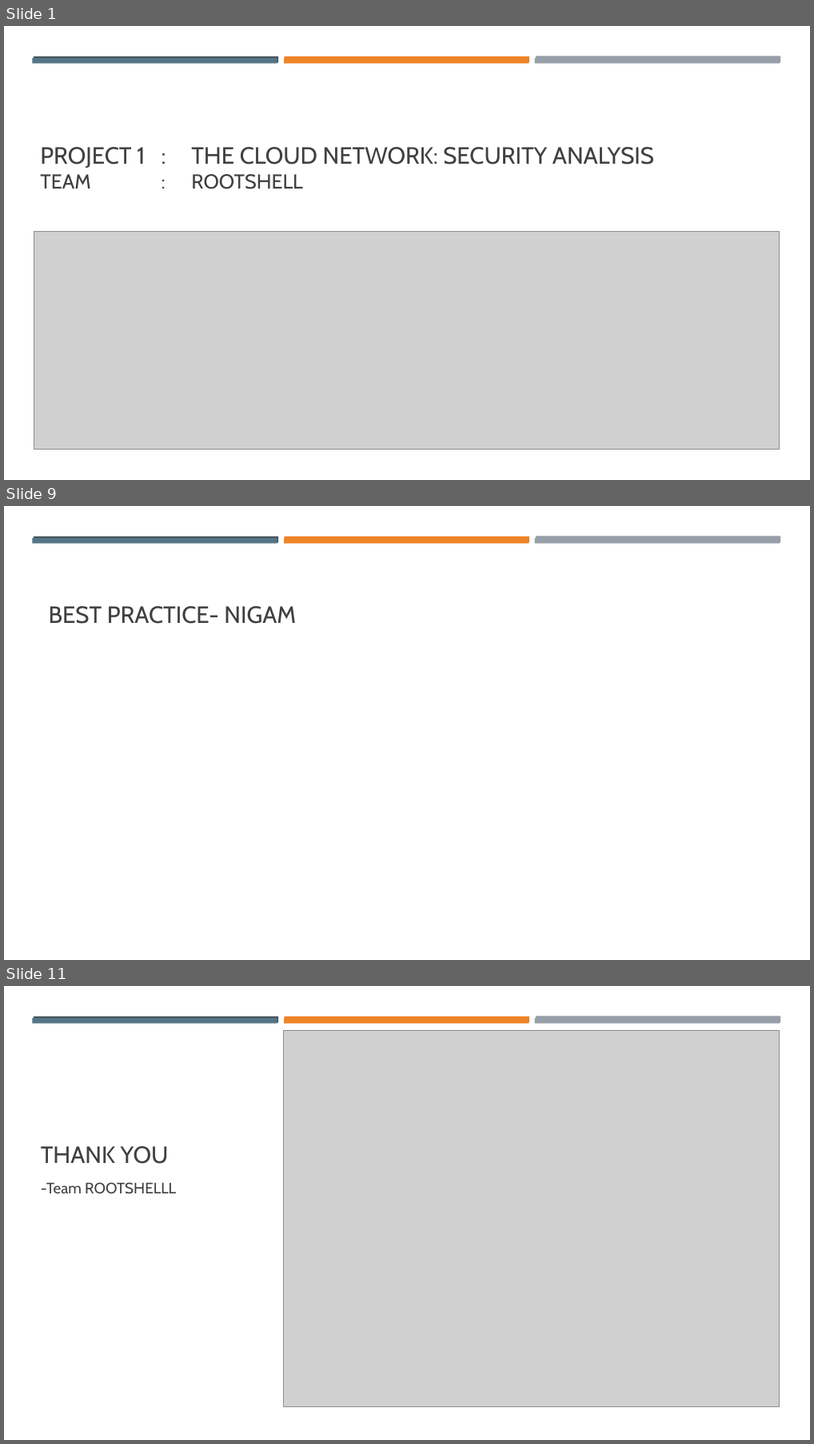
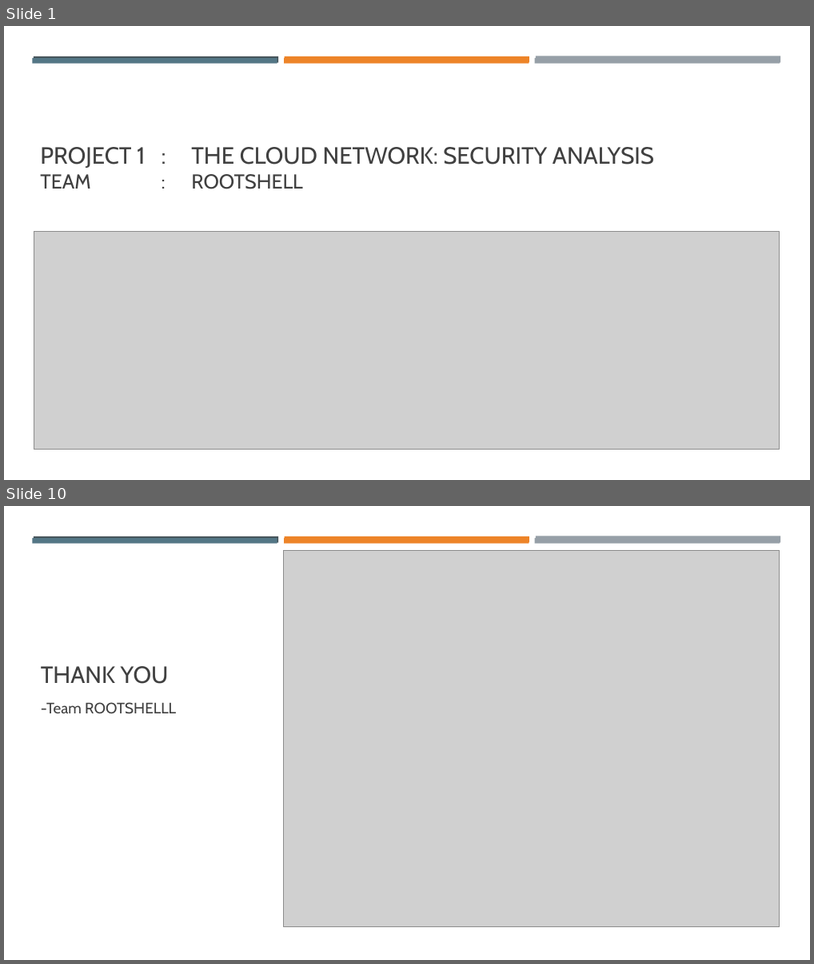
Before and after one commit to opandey1/Group6-Cloud-Network-Assessment, a slide deck: presentation/Cloud Network Security Threat Analysis.pptx. Shown one above the other, each under a label of ours: slides 1, 9 and 11 before the commit, slides 1 and 10 after it; the slides between them are not shown. The pictures are 814x1444 and 814x964 pixels, drawn with LibreOffice and Linux fonts; fonts in the diff are those of the drawing; grey boxes stand for pictures. Boxes give left, top, right and bottom in pixels: in the first picture for what was removed or moved away, otherwise in the second. Text is boxed around its words. In the diff, an @@ line names an element or a change of style, - is before the commit and + after.

```diff
--- a/presentation/Cloud Network Security Threat Analysis.pptx
+++ b/presentation/Cloud Network Security Threat Analysis.pptx
@@ slide 9 removed at (4,506,810,960), background #FFFFFF; not listed: 6 template elements that a slide beside it also shows @@
@@ title removed at (49,606,296,624) @@
-BEST PRACTICE- NIGAM
@@ what was slide 11 is now slide 10 @@
```
Also in this commit, not shown: 7 slides changed, 1 slide added, 1 other slide removed.
